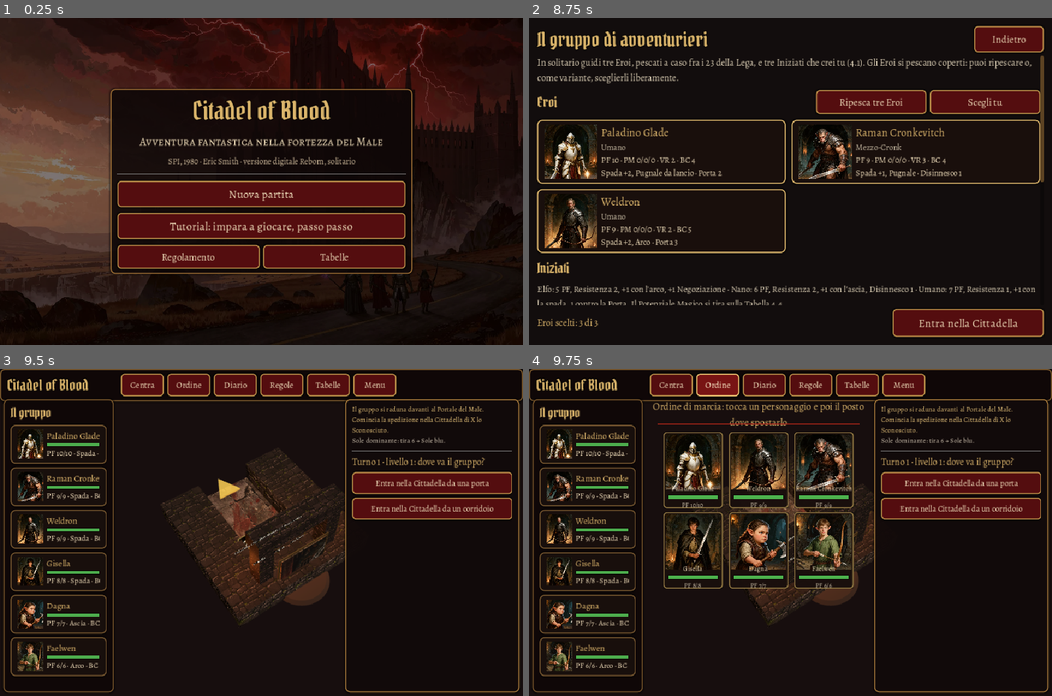
Above: before the commit, frames 1-4 (two rows, left to right).
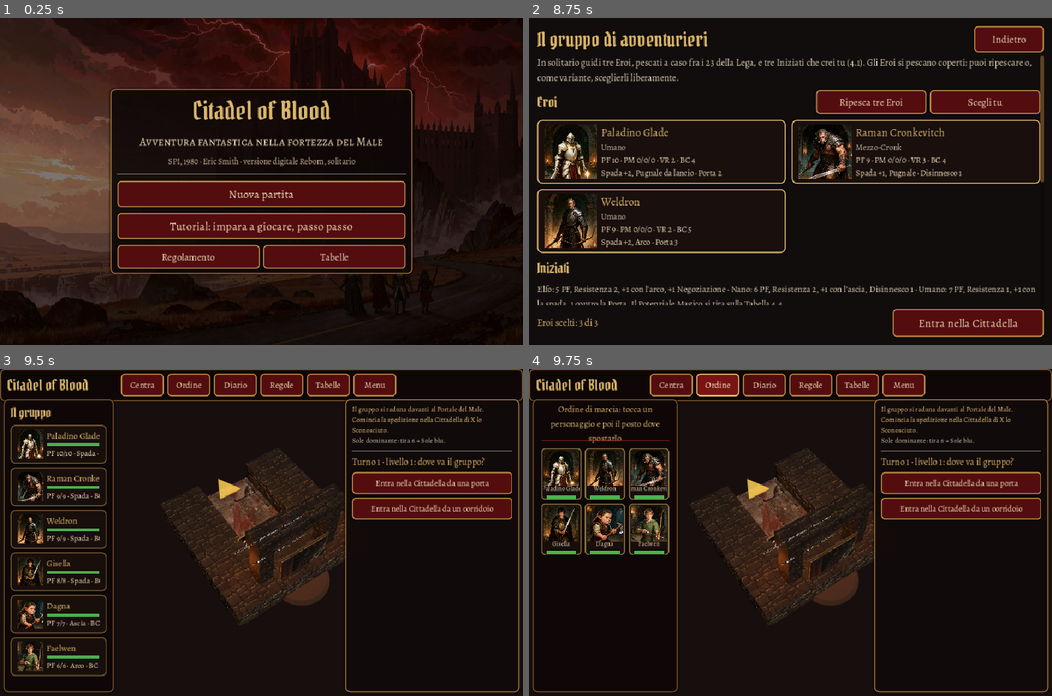
Above: after the commit, the same moments.

Repository: Tannoiser2/Citadel-of-Blood
Game: Godot game, scene res://scenes/main.tscn
The game is run twice, just before and just after one commit, with the same random seed, the same clock (stepped at 60 frames per second) and the same inputs.
Inputs:
- Up to frame 1 (0.25 s): no input
- Up to frame 2 (8.75 s): click "Nuova partita" at 0.5 s; click "Indietro" at 1.25 s; click "Regolamento" at 2 s; click "Tabelle" at 2.75 s; click "Chiudi" at 3.5 s; click "Nuova partita" at 4.25 s; click "Ripesca tre Eroi" at 5 s; click "Scegli tu" at 5.75 s; click "Mostra solo i pescati" at 6.5 s; click "Uomo" at 7.25 s; click "Seconda arma: Pugnale" at 8 s
- Up to frame 3 (9.5 s): click "Entra nella Cittadella" at 8.75 s
- Up to frame 4 (9.75 s): click "Ordine" at 9.5 s

Frames 1-3 are identical in both runs. In frame 4, 17% of the frame differs, in the area x 2-64%, y 9-99%.

Commit message:
Combattimento e incontri nella colonna sinistra al posto del gruppo; il centro resta libero per il labirinto
Co-Authored-By: Claude Opus 5.5 <noreply@anthropic.com>
Claude-Session: https://claude.ai/code/session_01KonsJjGqeHGVSt9p1BJ3dd

Diff:
--- a/scripts/main.gd
+++ b/scripts/main.gd
@@ -606,14 +606,22 @@
 	if piccolo: ws = 170
 	var wd = clampf(W * 0.31, 300, 440)
 	if piccolo: wd = clampf(W * 0.36, 260, 320)
+	# in combattimento (o incontro, o ordine di marcia) la colonna sinistra diventa la tavola:
+	# mostri e gruppo schierati per file, senza coprire il labirinto al centro
+	var tav_on = tavola != null and tavola.visible
+	if tav_on:
+		ws = clampf(W * 0.27, 250, 380)
+		if piccolo: ws = clampf(W * 0.3, 240, 280)
 	col_sinistra.position = Vector2(6, hb + 6)
 	col_sinistra.size = Vector2(ws, H - hb - 12)
+	if col_sinistra.get_child_count() > 0:
+		col_sinistra.get_child(0).visible = not tav_on
 	pan_azioni.position = Vector2(W - wd - 6, hb + 6)
 	pan_azioni.size = Vector2(wd, H - hb - 12)
 	var cx = ws + 16
 	var cw = W - ws - wd - 32
-	tavola.position = Vector2(cx, hb + 6)
-	tavola.size = Vector2(cw, H - hb - 12)
+	tavola.position = Vector2(14, hb + 12)
+	tavola.size = Vector2(ws - 16, H - hb - 24)
 	pan_diario.position = Vector2(cx, hb + 6)
 	pan_diario.size = Vector2(cw, H - hb - 12)
 	if tutorial != null and pan_tutorial.visible:
--- a/scripts/tavola.gd
+++ b/scripts/tavola.gd
@@ -53,36 +53,37 @@
 	var tot = righe_m + righe_g
 	if tot == 0: return
 	var spazio = 26.0
-	var h_carta = minf((size.y - spazio - 30) / float(tot) - 6, 150)
-	var w_carta = minf(h_carta * 0.78, (size.x - 40) / 3.0 - 10)
+	var h_carta = minf((size.y - spazio - 56) / float(tot) - 6, 150)
+	var w_carta = minf(h_carta * 0.78, (size.x - 8) / 3.0 - 6)
 	h_carta = w_carta / 0.78
-	var x0 = (size.x - (w_carta * 3 + 20)) / 2
+	var x0 = (size.x - (w_carta * 3 + 12)) / 2
 	var y = 4.0
 	if titolo != "":
-		var t = Widget.etichetta(titolo, 17, Risorse.COL_ORO, "grassetto")
+		var t = Widget.etichetta(titolo, 15, Risorse.COL_ORO, "grassetto")
 		t.position = Vector2(0, 0)
-		t.size = Vector2(size.x, 24)
+		t.size = Vector2(size.x, 44)
 		t.horizontal_alignment = HORIZONTAL_ALIGNMENT_CENTER
+		t.vertical_alignment = VERTICAL_ALIGNMENT_CENTER
 		add_child(t)
-		y += 26
+		y += 48
 	# mostri: dall'ultima fila alla prima (la prima è la più vicina al gruppo)
 	for r in range(righe_m - 1, -1, -1):
 		for col in 3:
 			var uid: String = mostri[r][col]
 			if uid == "": continue
-			_carta(uid, Rect2(x0 + col * (w_carta + 10), y, w_carta, h_carta), true)
+			_carta(uid, Rect2(x0 + col * (w_carta + 6), y, w_carta, h_carta), true)
 		y += h_carta + 6
 	var linea = ColorRect.new()
 	linea.color = Color(0.7, 0.15, 0.1, 0.7)
-	linea.position = Vector2(x0 - 10, y + spazio / 2 - 1)
-	linea.size = Vector2(w_carta * 3 + 40, 2)
+	linea.position = Vector2(x0, y + spazio / 2 - 1)
+	linea.size = Vector2(w_carta * 3 + 12, 2)
 	linea.mouse_filter = Control.MOUSE_FILTER_IGNORE
 	add_child(linea)
 	y += spazio
 	for r in righe_g:
 		for col in 3:
 			var uid2: String = gruppo[r][col] if r < gruppo.size() else ""
-			var rett = Rect2(x0 + col * (w_carta + 10), y, w_carta, h_carta)
+			var rett = Rect2(x0 + col * (w_carta + 6), y, w_carta, h_carta)
 			if uid2 == "":
 				if Vector2i(col, r) in posti_validi:
 					_posto(rett, col, r)
